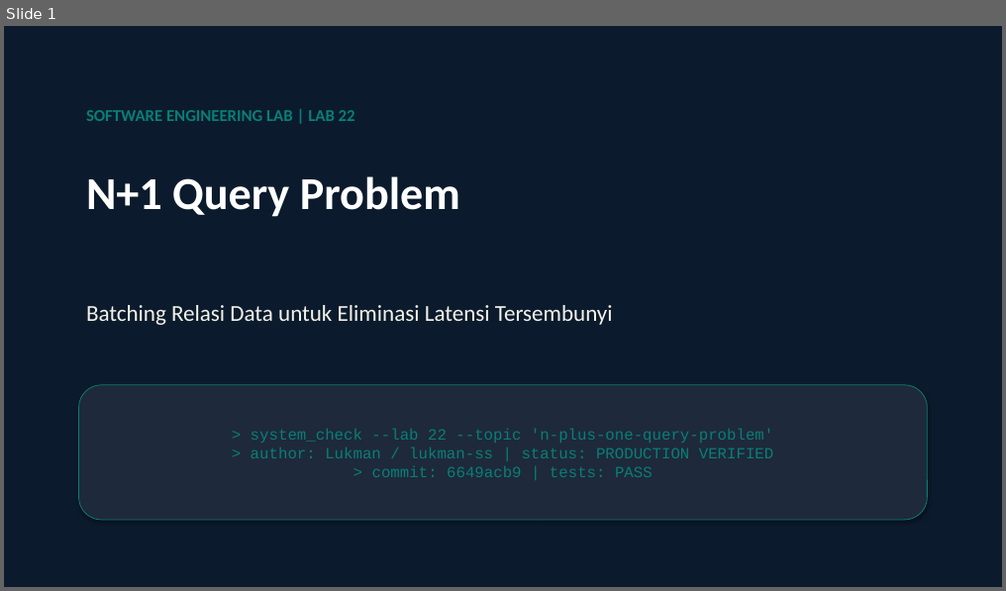
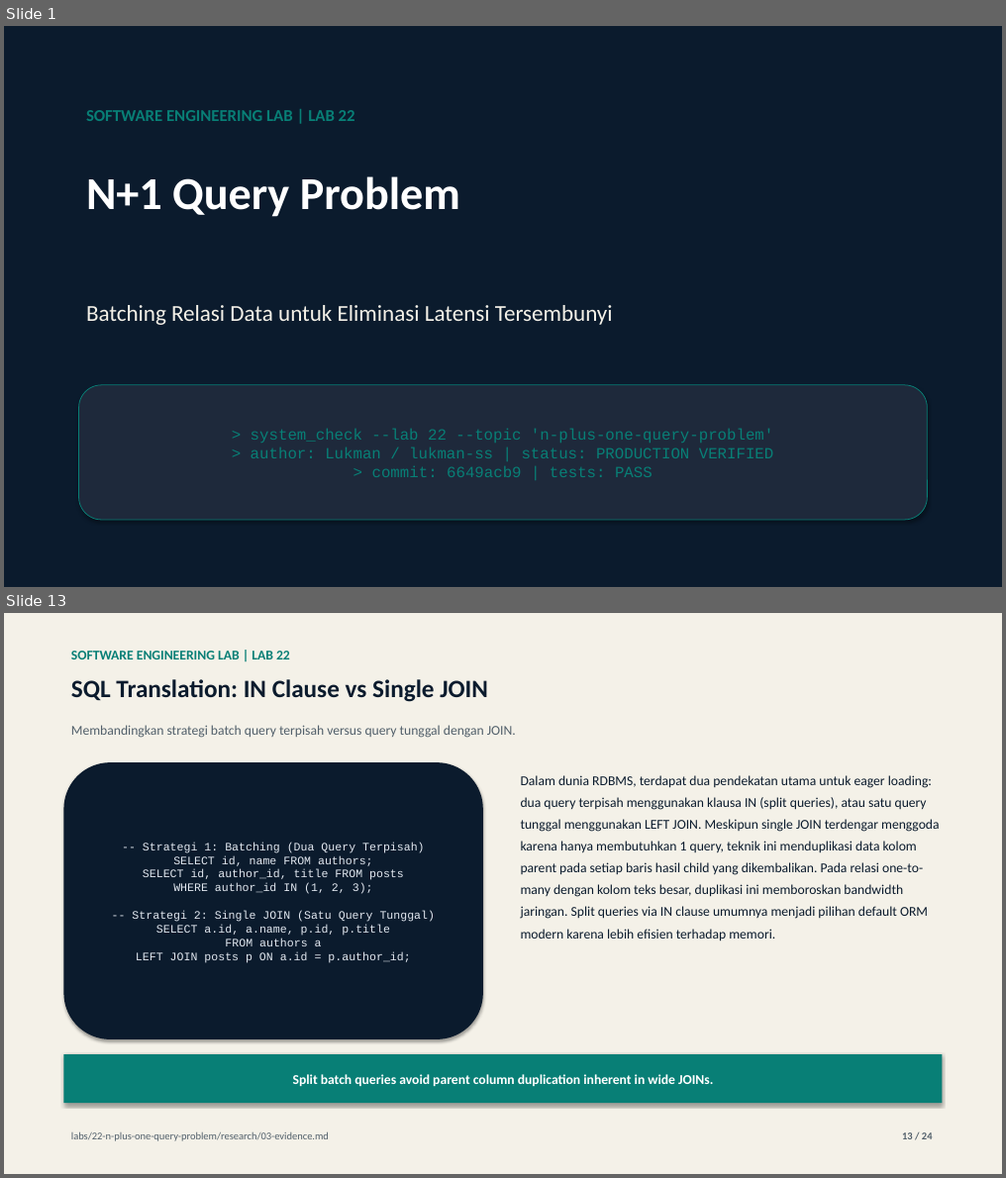
Before and after one commit to lukman-ss/software-engineering-lab, a slide deck: labs/22-n-plus-one-query-problem/result/linkedin/lab-22-n-plus-one-query-problem-carousel.pptx. Shown one above the other, each under a label of ours: slide 1 before the commit, slides 1 and 13 after it; the slides between them are not shown. The pictures are 1006x591 and 1006x1178 pixels, drawn with LibreOffice and Linux fonts; fonts in the diff are those of the drawing. Boxes give left, top, right and bottom in pixels: in the first picture for what was removed or moved away, otherwise in the second. Text is boxed around its words. In the diff, an @@ line names an element or a change of style, - is before the commit and + after.

```diff
--- a/labs/22-n-plus-one-query-problem/result/linkedin/lab-22-n-plus-one-query-problem-carousel.pptx
+++ b/labs/22-n-plus-one-query-problem/result/linkedin/lab-22-n-plus-one-query-problem-carousel.pptx
@@ slide 13 added at <box>4,613,1002,1174</box>, background #FFFFFF @@
@@ rectangle added at <box>4,613,1002,1174</box>, fill #F4F1E8 @@
@@ text added at <box>71,651,290,660</box>, 13 pt, text #087F76, bold @@
+SOFTWARE ENGINEERING LAB | LAB 22
@@ text added at <box>71,679,488,702</box>, 24 pt, text #0B1B2D, bold @@
+SQL Translation: IN Clause vs Single JOIN
@@ text added at <box>71,725,516,738</box>, 13 pt, text #52606B @@
+Membandingkan strategi batch query terpisah versus query tunggal dengan JOIN.
@@ rounded rectangle added at <box>63,762,483,1040</box>, fill #0B1B2D, 11 pt, text #E2E8F0 @@
+-- Strategi 1: Batching (Dua Query Terpisah)
+SELECT id, name FROM authors;
+SELECT id, author_id, title FROM posts
+WHERE author_id IN (1, 2, 3);
+-- Strategi 2: Single JOIN (Satu Query Tunggal)
+SELECT a.id, a.name, p.id, p.title
+FROM authors a
+LEFT JOIN posts p ON a.id = p.author_id;
@@ text added at <box>521,775,939,942</box>, 13 pt, text #0B1B2D @@
+Dalam dunia RDBMS, terdapat dua pendekatan utama untuk eager loading: dua query terpisah menggunakan klausa IN (split queries), atau satu query tunggal menggunakan LEFT JOIN. Meskipun single JOIN terdengar menggoda karena hanya membutuhkan 1 query, teknik ini menduplikasi data kolom parent pada setiap baris hasil child yang dikembalikan. Pada relasi one-to-many dengan kolom teks besar, duplikasi ini memboroskan bandwidth jaringan. Split queries via IN clause umumnya menjadi pilihan default ORM modern karena lebih efisien terhadap memori.
@@ rectangle added at <box>63,1055,943,1103</box>, fill #087F76, 13 pt, text #FFFFFF, bold @@
+Split batch queries avoid parent column duplication inherent in wide JOINs.
@@ text added at <box>71,1132,329,1142</box>, 10 pt, text #52606B @@
+labs/22-n-plus-one-query-problem/research/03-evidence.md
@@ text added at <box>902,1133,933,1140</box>, 10 pt, text #52606B, bold @@
+13 / 24
```
Also in this commit, not shown: 22 other slides added, 23 slides removed, 9 other files.
